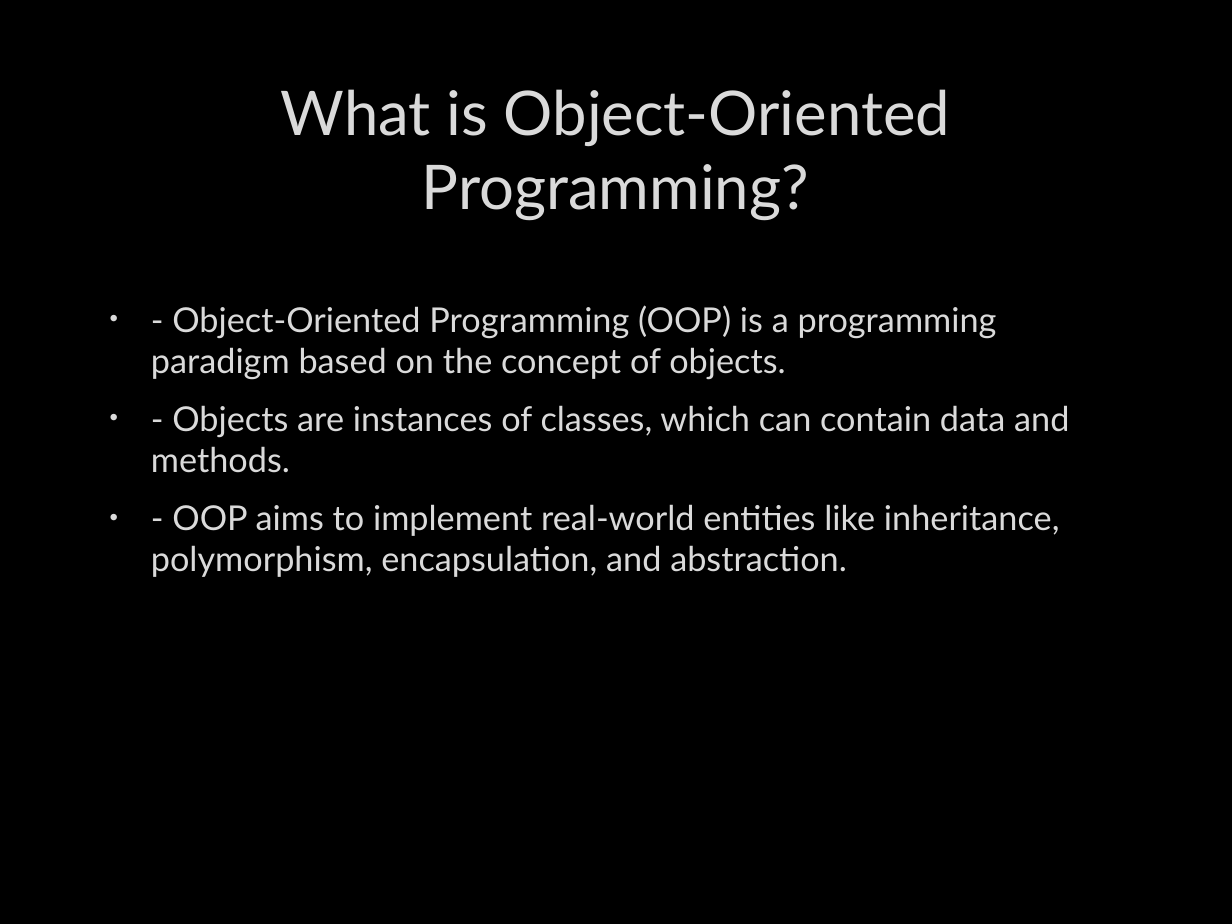
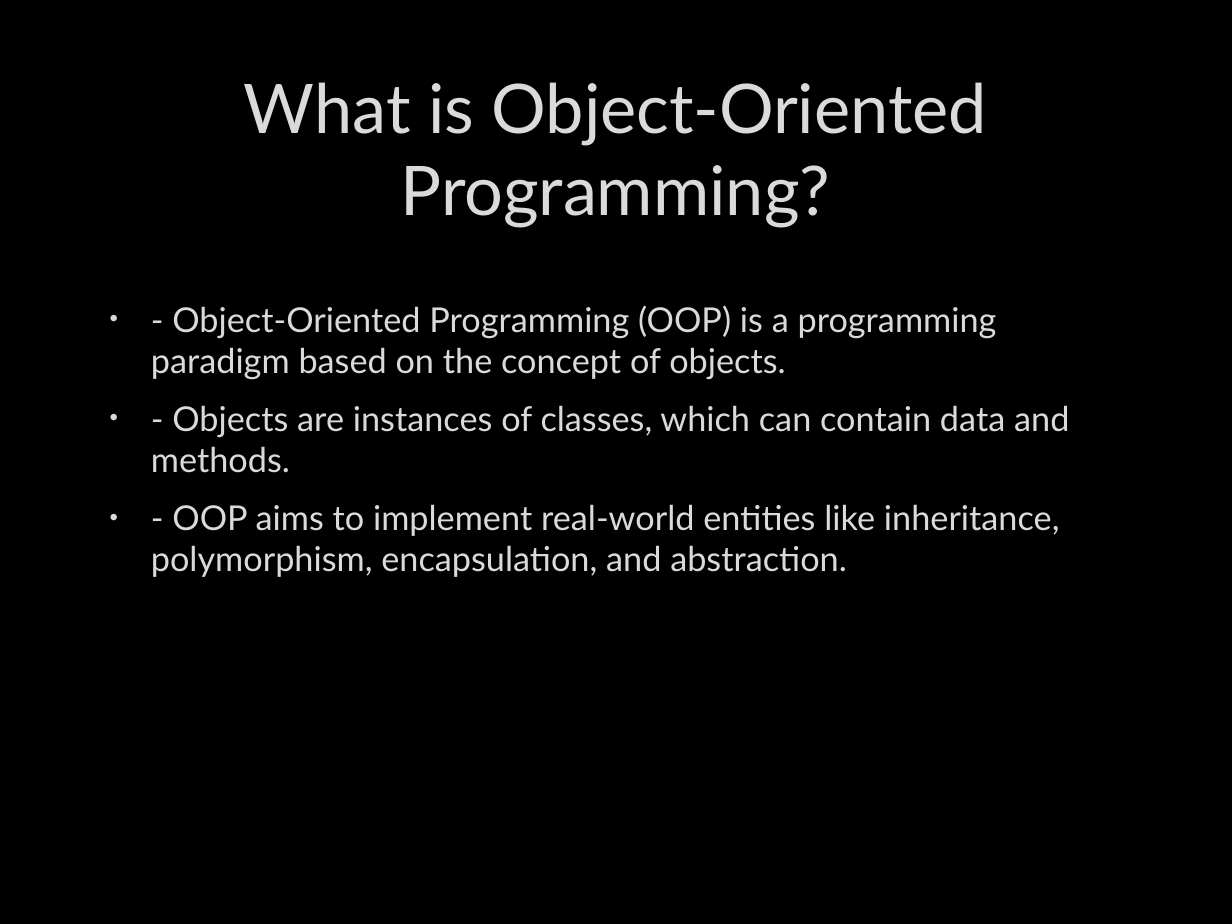
Before and after one commit to treanorjp/PythonCourse, a slide deck: slide 2 of OOP_in_Python.pptx. Drawn at 1232x924 pixels with LibreOffice and Linux fonts; fonts in the diff are those of the drawing; background and template pictures are left out. Boxes give left, top, right and bottom in pixels: in the first picture for what was removed or moved away, otherwise in the second. Text is boxed around its words. In the diff, an @@ line names an element or a change of style, - is before the commit and + after.

```diff
--- a/OOP_in_Python.pptx
+++ b/OOP_in_Python.pptx
@@ title "What is Object-Oriented Programming?" at box(244, 82, 987, 228): size 36 to 40 pt @@
```
Also in this commit, not shown: 6 other slides changed, 3 other files.
